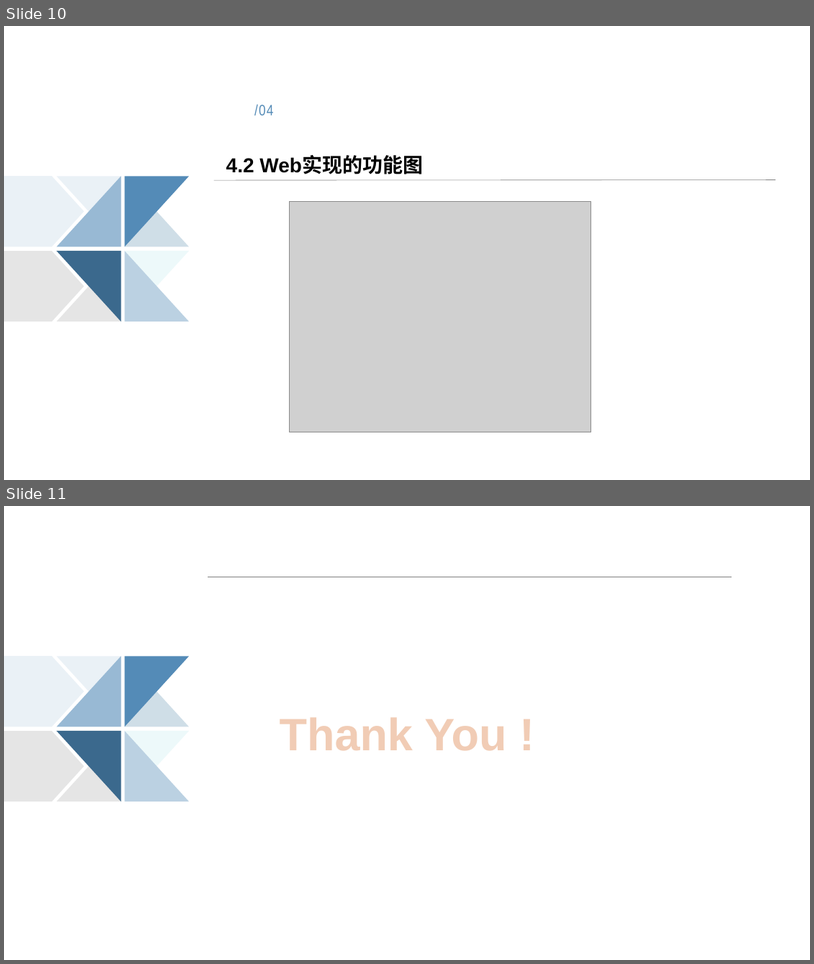
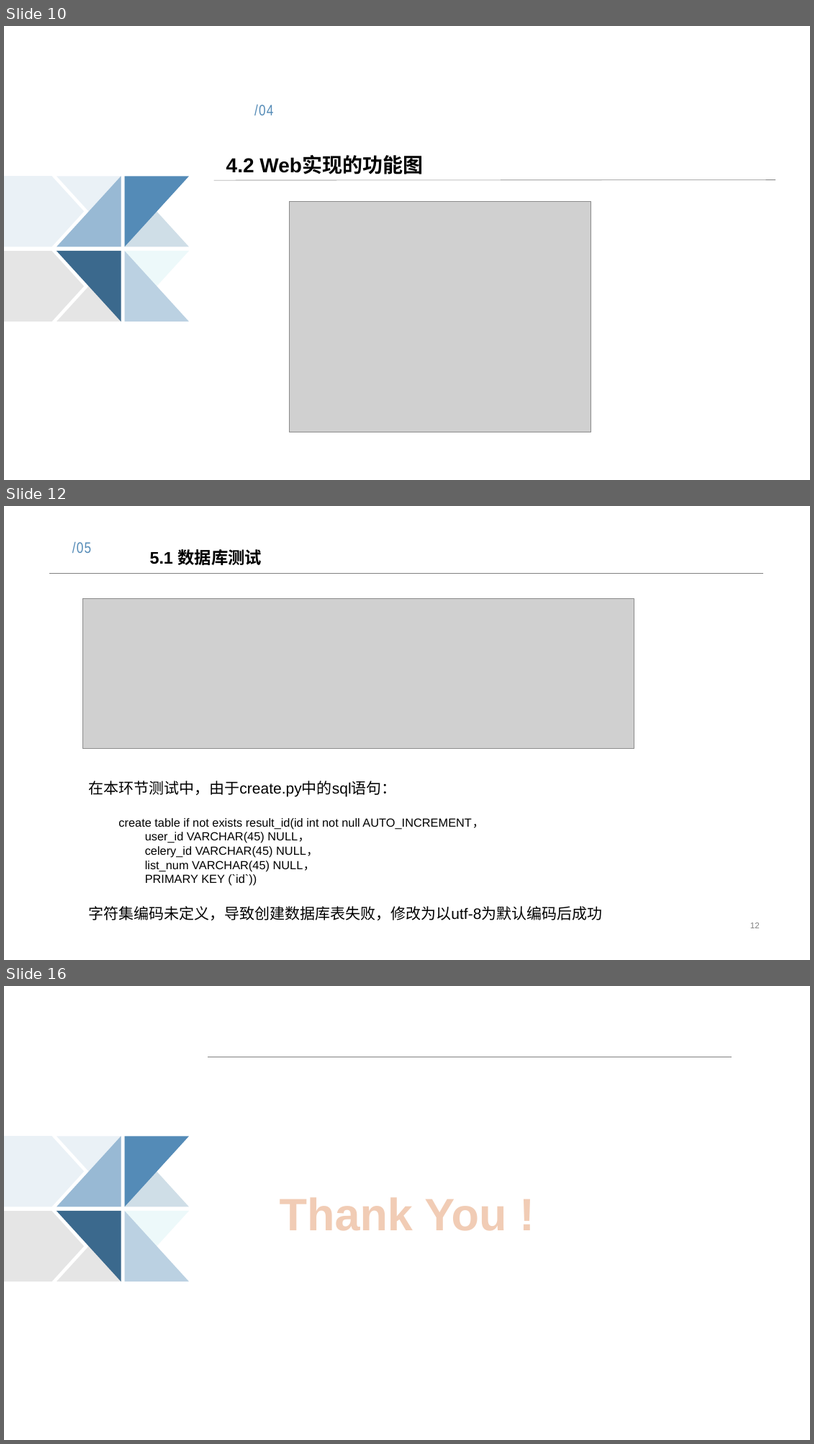
Before and after one commit to poetryexec/poetry, a slide deck: RelationDocuments/8组_唐诗生成系统的设计与实现.pptx. Shown one above the other, each under a label of ours: slides 10 and 11 before the commit, slides 10, 12 and 16 after it; the slides between them are not shown. The pictures are 814x964 and 814x1444 pixels, drawn with LibreOffice and Linux fonts; fonts in the diff are those of the drawing; grey boxes stand for pictures. Boxes give left, top, right and bottom in pixels: in the first picture for what was removed or moved away, otherwise in the second. Text is boxed around its words. In the diff, an @@ line names an element or a change of style, - is before the commit and + after.

```diff
--- a/RelationDocuments/8组_唐诗生成系统的设计与实现.pptx
+++ b/RelationDocuments/8组_唐诗生成系统的设计与实现.pptx
@@ slide 12 added at (4, 506, 810, 960), background #FFFFFF @@
@@ text added at (72, 542, 91, 553), 18 pt, text #548BB7 @@
+/05
@@ text added at (150, 549, 262, 565), 20 pt, text #000000, bold @@
+5.1 数据库测试
@@ line added from (49, 573) to (764, 573), #808080 0.25 pt @@
@@ picture added at (82, 599, 634, 749) @@
@@ text added at (88, 780, 602, 920), 14 pt, text #000000 @@
+在本环节测试中，由于create.py中的sql语句：
+  create table if not exists result_id(id int not null AUTO_INCREMENT，
+  user_id VARCHAR(45) NULL，
+  celery_id VARCHAR(45) NULL，
+  list_num VARCHAR(45) NULL，
+  PRIMARY KEY (`id`))
+字符集编码未定义，导致创建数据库表失败，修改为以utf-8为默认编码后成功
@@ page number added at (751, 922, 760, 928), 10 pt, text #808080 @@
+12
@@ what was slide 11 is now slide 16 @@
```
Also in this commit, not shown: 1 slide changed, 4 other slides added, 2 other files.
